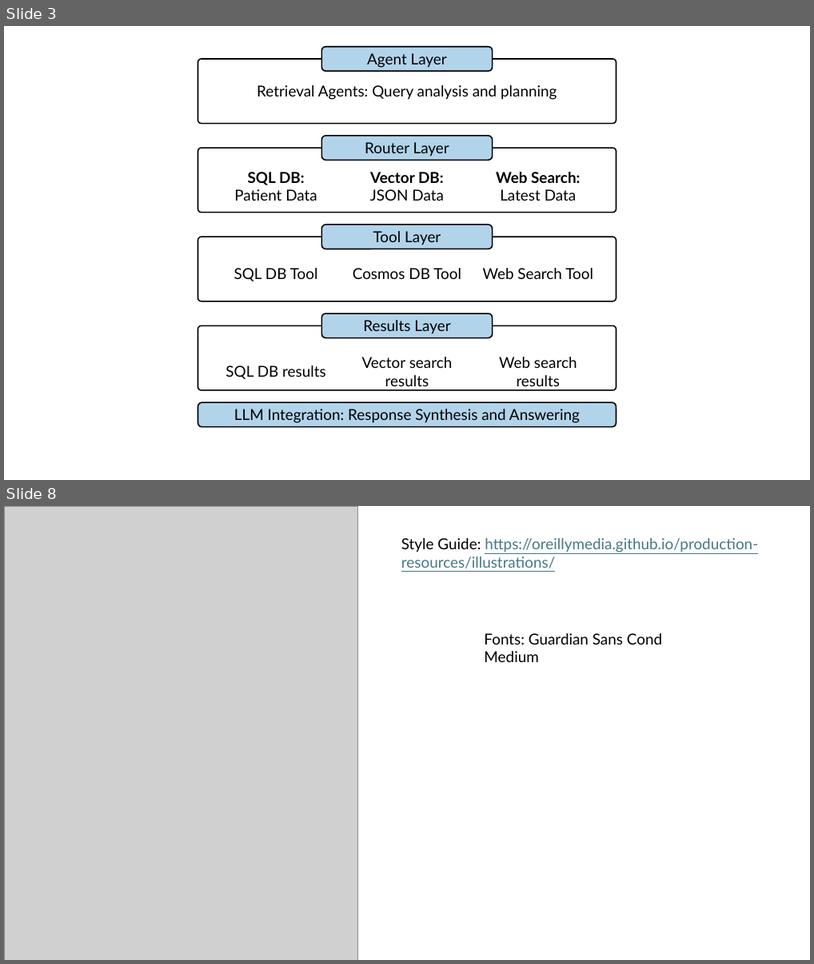
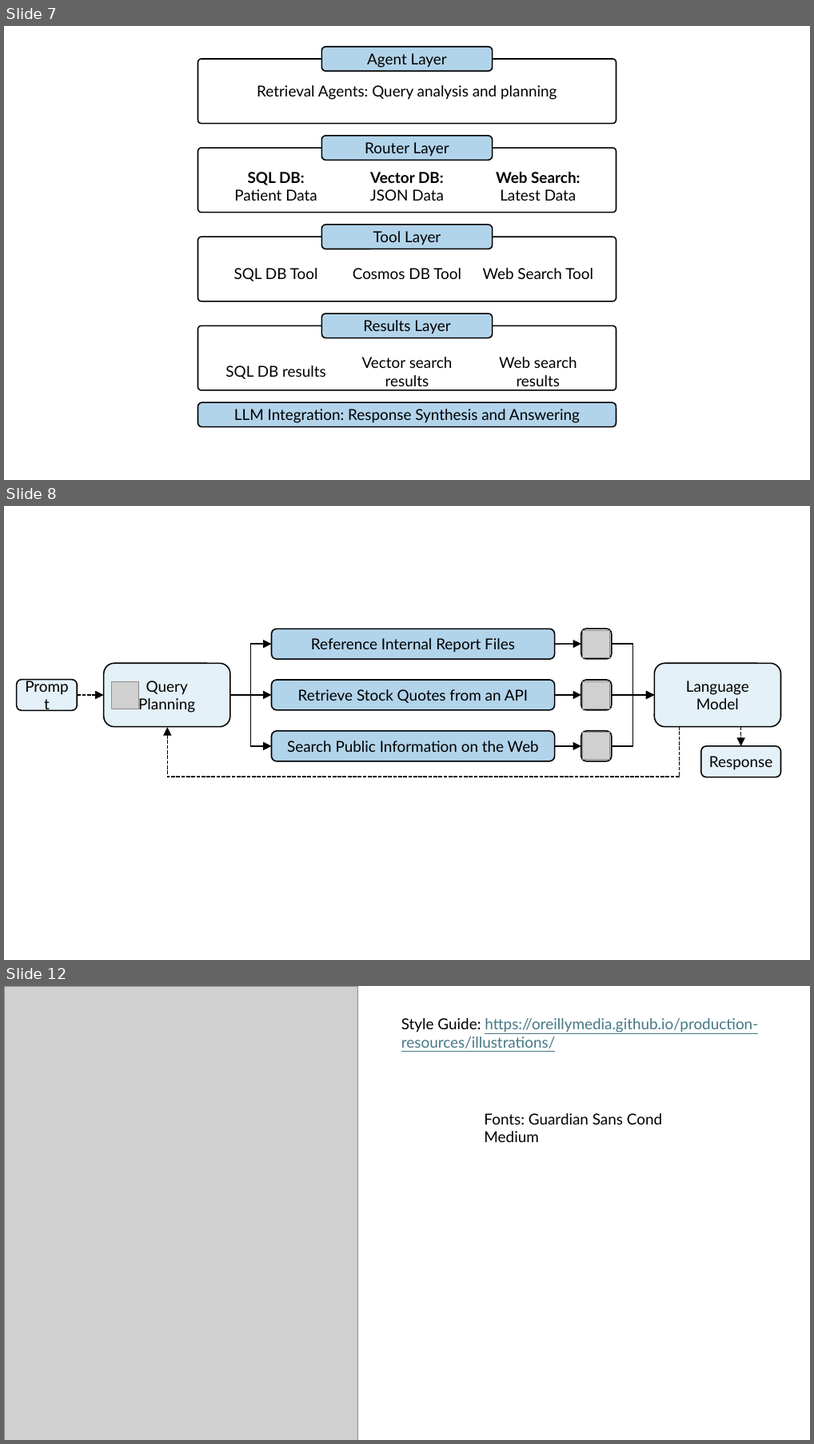
Before and after one commit to colbyford/foundry-book, a slide deck: figures/figures.pptx. Shown one above the other, each under a label of ours: slides 3 and 8 before the commit, slides 7, 8 and 12 after it; the slides between them are not shown. The pictures are 814x964 and 814x1444 pixels, drawn with LibreOffice and Linux fonts; fonts in the diff are those of the drawing; grey boxes stand for pictures. Boxes give left, top, right and bottom in pixels: in the first picture for what was removed or moved away, otherwise in the second. Text is boxed around its words. In the diff, an @@ line names an element or a change of style, - is before the commit and + after.

```diff
--- a/figures/figures.pptx
+++ b/figures/figures.pptx
@@ slide 8 added at bbox=[4, 506, 810, 960], background #FFFFFF @@
@@ elbow arrow added from (230, 695) to (271, 644), #000000 1.5 pt @@
@@ rounded rectangle added at bbox=[271, 629, 554, 659], fill #B2D4EB, outline #000000 1.5 pt, 18 pt, text #000000 @@
+Reference Internal Report Files
@@ arrow added from (555, 644) to (582, 644), #000000 1.5 pt @@
@@ rounded rectangle added at bbox=[582, 629, 612, 659], fill #E5F1F8, outline #000000 1.5 pt @@
@@ picture added at bbox=[583, 630, 610, 657] @@
@@ elbow arrow added from (612, 644) to (655, 695), #000000 1.5 pt @@
@@ rounded rectangle added at bbox=[104, 664, 230, 727], fill #E5F1F8, outline #000000 1.5 pt, 18 pt, text #000000 @@
+Query
+Planning
@@ rounded rectangle added at bbox=[655, 664, 782, 727], fill #E5F1F8, outline #000000 1.5 pt, 18 pt, text #000000 @@
+Language
+Model
@@ rounded rectangle added at bbox=[17, 679, 77, 710], fill #E5F1F8, outline #000000 1.5 pt, 18 pt, text #000000 @@
+Prompt
@@ arrow added from (77, 695) to (104, 695), #000000 1.5 pt dashed @@
@@ picture added at bbox=[112, 681, 139, 708] @@
@@ arrow added from (230, 695) to (271, 695), #000000 1.5 pt @@
@@ elbow arrow added from (230, 695) to (271, 746), #000000 1.5 pt @@
@@ rounded rectangle added at bbox=[271, 680, 554, 710], fill #B2D4EB, outline #000000 1.5 pt, 18 pt, text #000000 @@
+Retrieve Stock Quotes from an API
@@ arrow added from (555, 695) to (582, 695), #000000 1.5 pt @@
@@ rounded rectangle added at bbox=[582, 680, 612, 710], fill #E5F1F8, outline #000000 1.5 pt @@
@@ picture added at bbox=[583, 681, 610, 708] @@
@@ arrow added from (612, 695) to (655, 695), #000000 1.5 pt @@
@@ elbow arrow added from (612, 746) to (655, 695), #000000 1.5 pt @@
@@ elbow arrow added from (680, 726) to (167, 727), #000000 1.5 pt dashed @@
@@ rounded rectangle added at bbox=[271, 731, 554, 761], fill #B2D4EB, outline #000000 1.5 pt, 18 pt, text #000000 @@
+Search Public Information on the Web
@@ rounded rectangle added at bbox=[582, 731, 612, 761], fill #E5F1F8, outline #000000 1.5 pt @@
@@ picture added at bbox=[583, 732, 610, 760] @@
@@ arrow added from (742, 727) to (742, 746), #000000 1.5 pt dashed @@
@@ arrow added from (555, 746) to (582, 746), #000000 1.5 pt @@
@@ rounded rectangle added at bbox=[702, 746, 782, 777], fill #E5F1F8, outline #000000 1.5 pt, 18 pt, text #000000 @@
+Response
@@ what was slide 3 is now slide 7 @@
@@ what was slide 8 is now slide 12 @@
```
Also in this commit, not shown: 3 other slides added, 6 other files.
